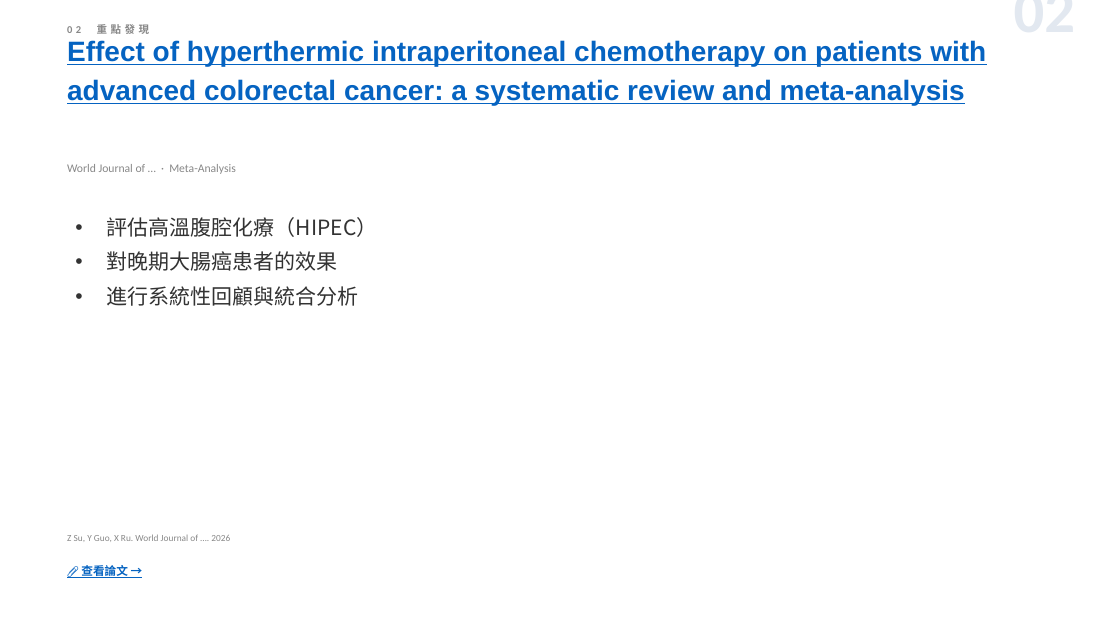
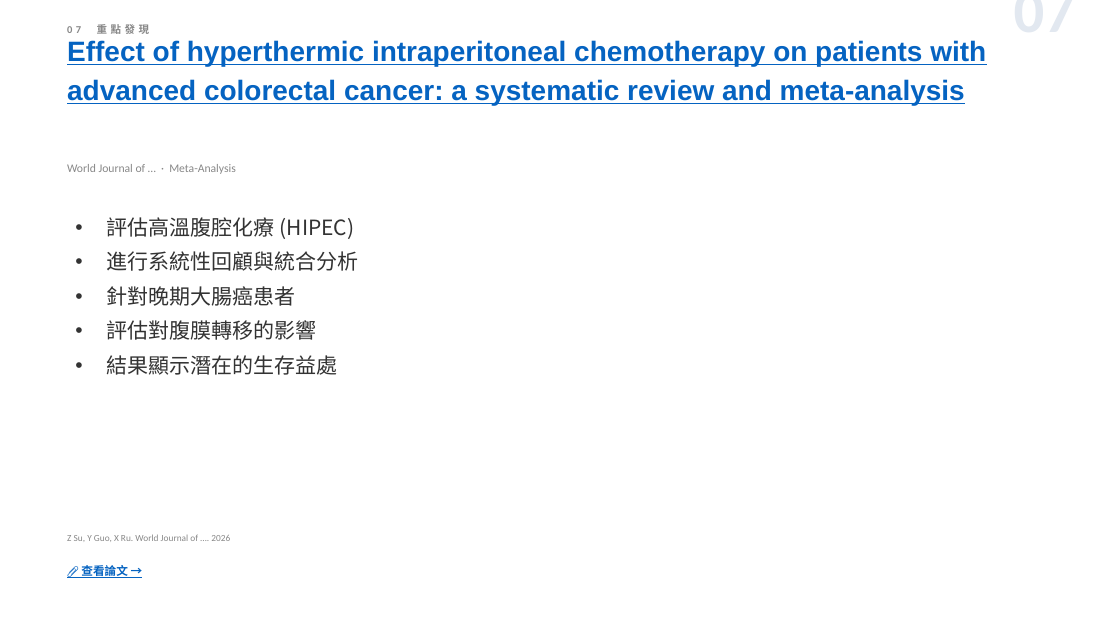
Before and after one commit to jejenhu-maker/colorectal-weekly-digest, a slide deck: slide 9 of docs/digest-zh.pptx (slide 4 before the commit). Drawn at 1120x630 pixels with LibreOffice and Linux fonts; fonts in the diff are those of the drawing. Boxes give left, top, right and bottom in pixels: in the first picture for what was removed or moved away, otherwise in the second. Text is boxed around its words. In the diff, an @@ line names an element or a change of style, - is before the commit and + after.

```diff
--- a/docs/digest-zh.pptx
+++ b/docs/digest-zh.pptx
@@ text at (840, 8, 1075, 8): text changed @@
-02
+07
@@ text at (107, 217, 355, 239): text changed @@
-• 評估高溫腹腔化療（HIPEC）
-• 對晚期大腸癌患者的效果
+• 評估高溫腹腔化療 (HIPEC)
@@ text at (107, 286, 338, 375): paragraphs added @@
+• 針對晚期大腸癌患者
+• 評估對腹膜轉移的影響
+• 結果顯示潛在的生存益處
```
Also in this commit, not shown: 11 other slides changed, 2 slides added, 2 slides removed, 2 other files.
